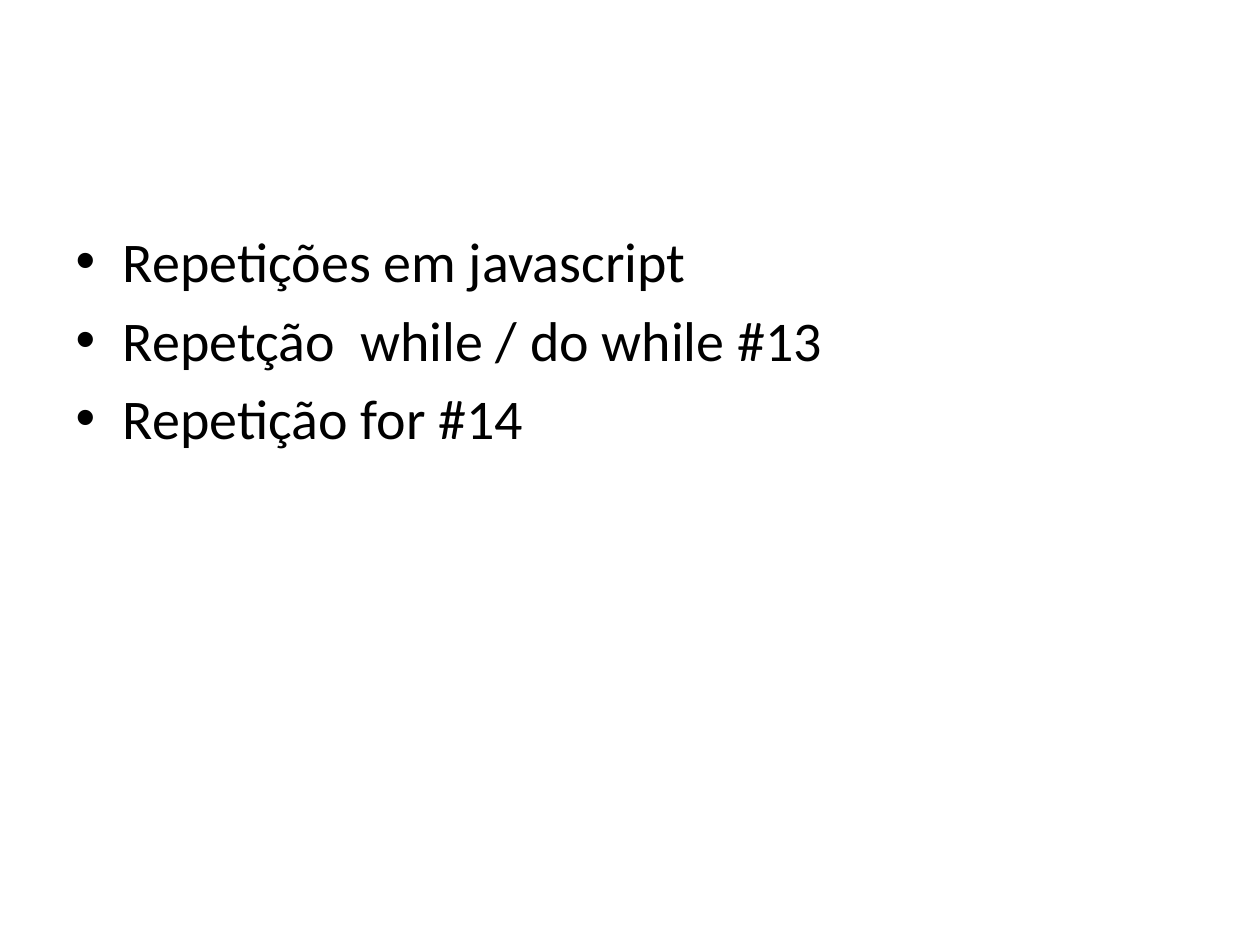
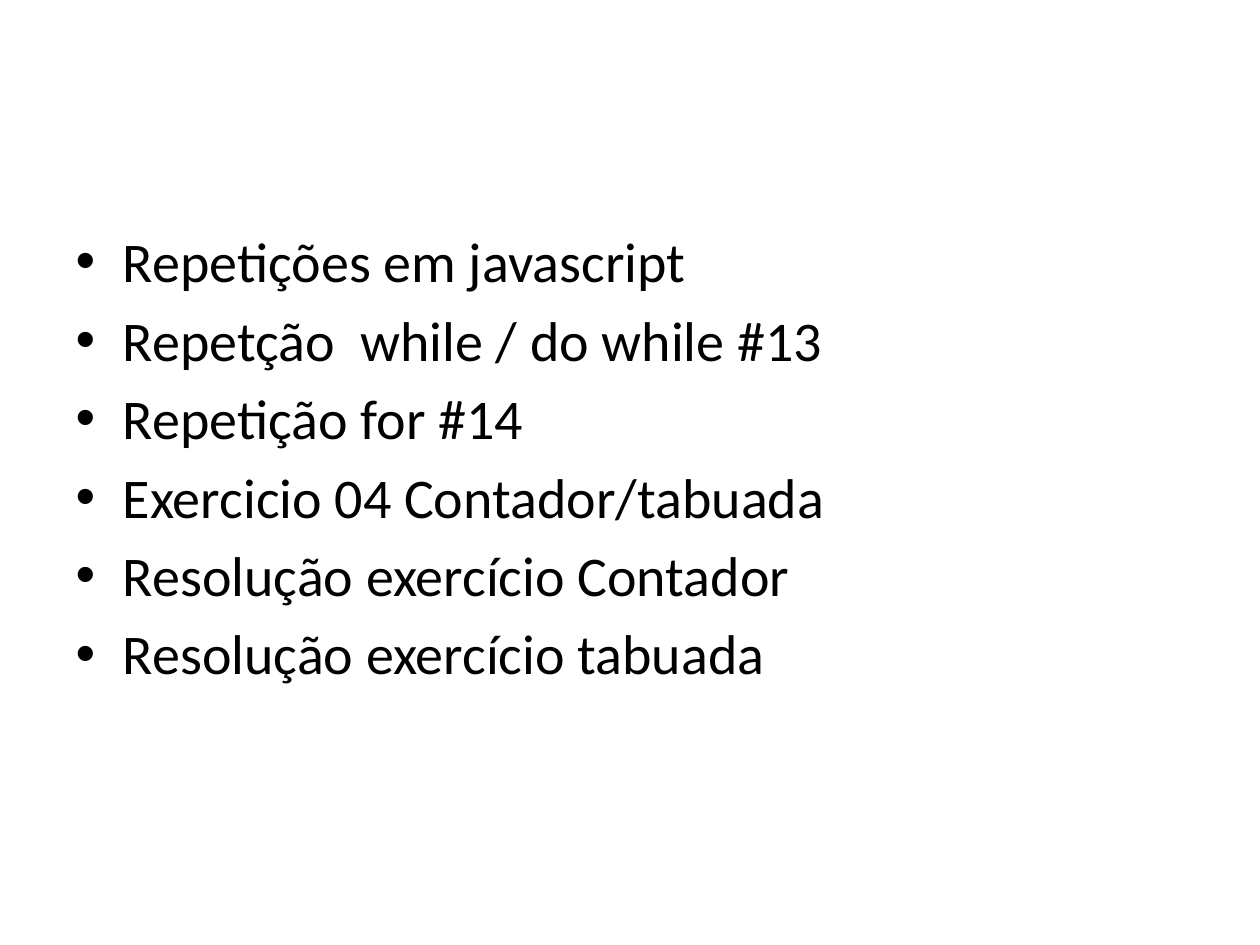
Before and after one commit to Wellingtongu/Cursos-AVD, a slide deck: slide 6 of Documentacao/Documentacao-curso-Javascript.pptx. Drawn at 1260x945 pixels with LibreOffice and Linux fonts; fonts in the diff are those of the drawing; background and template pictures are left out. Boxes give left, top, right and bottom in pixels: in the first picture for what was removed or moved away, otherwise in the second. Text is boxed around its words. In the diff, an @@ line names an element or a change of style, - is before the commit and + after.

```diff
--- a/Documentacao/Documentacao-curso-Javascript.pptx
+++ b/Documentacao/Documentacao-curso-Javascript.pptx
@@ text at <box>123,479,824,684</box>: paragraphs added @@
+• Exercicio 04 Contador/tabuada
+• Resolução exercício Contador
+• Resolução exercício tabuada
```
Also in this commit, not shown: 1 slide added, 8 other files.
